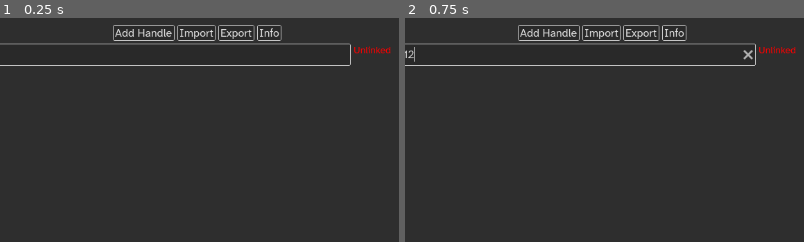
Above: before the commit, frames 1-2 (left to right).
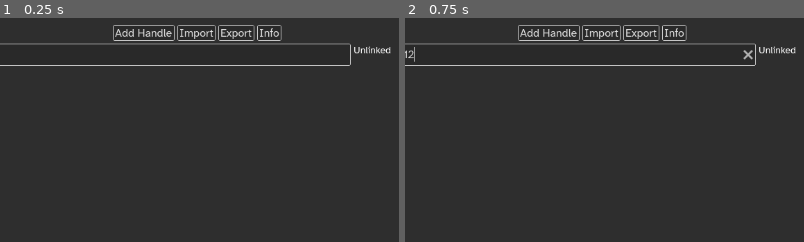
Above: after the commit, the same moments.

Repository: kornelharm/OBS-Text-Handler
Game: Godot game, scene res://Scenes/main.tscn
Two runs of this game, one before a commit and one after it. Both use one fixed random seed, a clock stepped at 60 frames per second and the inputs below.
Inputs (mouse positions are % of the whole screen's width and height, from its top left):
- Up to frame 1 (0.25 s): no input
- Up to frame 2 (0.75 s): click (47, 8) at 0.52 s; type "12" at 0.6 s
The pictures show only the part of the screen within x 25-75%, y 0-50%; the shares and areas given below are measured in that part.

The runs differ from the first frame. In frame 1, 0.2% of the frame differs, in the area x 88-98%, y 12-17%; in frame 2, 0.2%.
Error after the commit: Parse Error: Identifier "key" not declared in the current scope. (res://Scripts/Main.gd:42)

Commit message:
Removed unused files, renamed existing ones

Diff:
--- a/Scripts/controller.gd
+++ /dev/null
@@ -1,6 +0,0 @@
-extends Node
-
-
-# Called when the node enters the scene tree for the first time.
-func _ready():
-	pass # Replace with function body.
--- a/Scripts/link_dialog.gd
+++ /dev/null
@@ -1,11 +0,0 @@
-extends FileDialog
-
-
-# Called when the node enters the scene tree for the first time.
-func _ready():
-	pass # Replace with function body.
-
-
-# Called every frame. 'delta' is the elapsed time since the previous frame.
-func _process(delta):
-	pass
--- a/Scripts/main.gd
+++ b/Scripts/main.gd
@@ -38,7 +38,7 @@
 func _on_new_handle_button_down():
 	add_handle("New Handle", "")
 
-func get_persistent_value(key):
+func get_persistent_value(keMy):
 	return persistentValues[key]
 
 func set_persistent_values(keys : Array, vals : Array):
--- a/project.godot
+++ b/project.godot
@@ -21,8 +21,8 @@
 
 [autoload]
 
-Main="*res://Scripts/main.gd"
-Profiler="*res://Scripts/profiler.gd"
+Main="*res://Scripts/Main.gd"
+Profiler="*res://Scripts/ConfigurationHandler.gd"
 
 [input]
 
Renamed: Scripts/profiler.gd -> Scripts/ConfigurationHandler.gd
